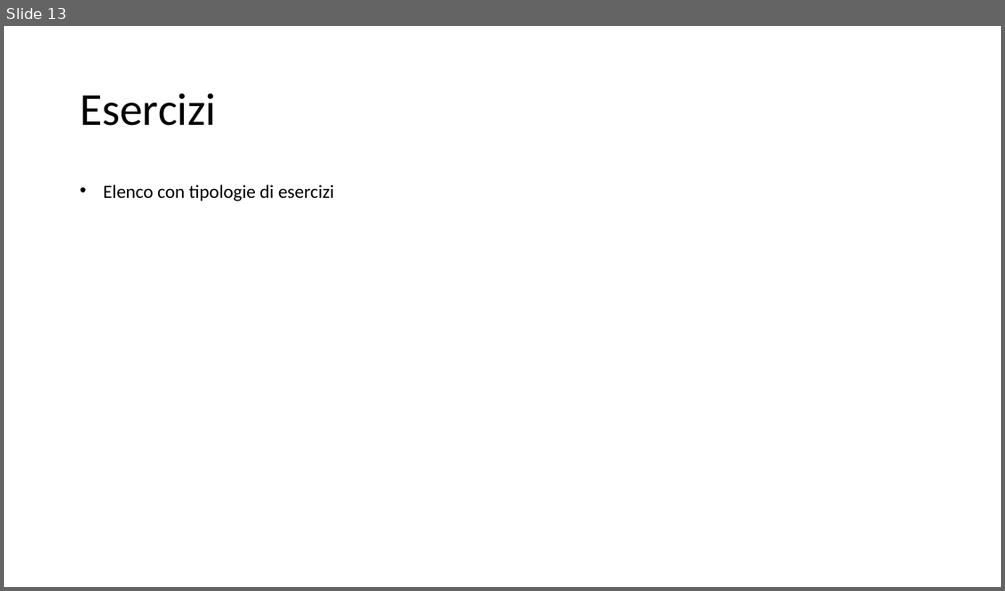
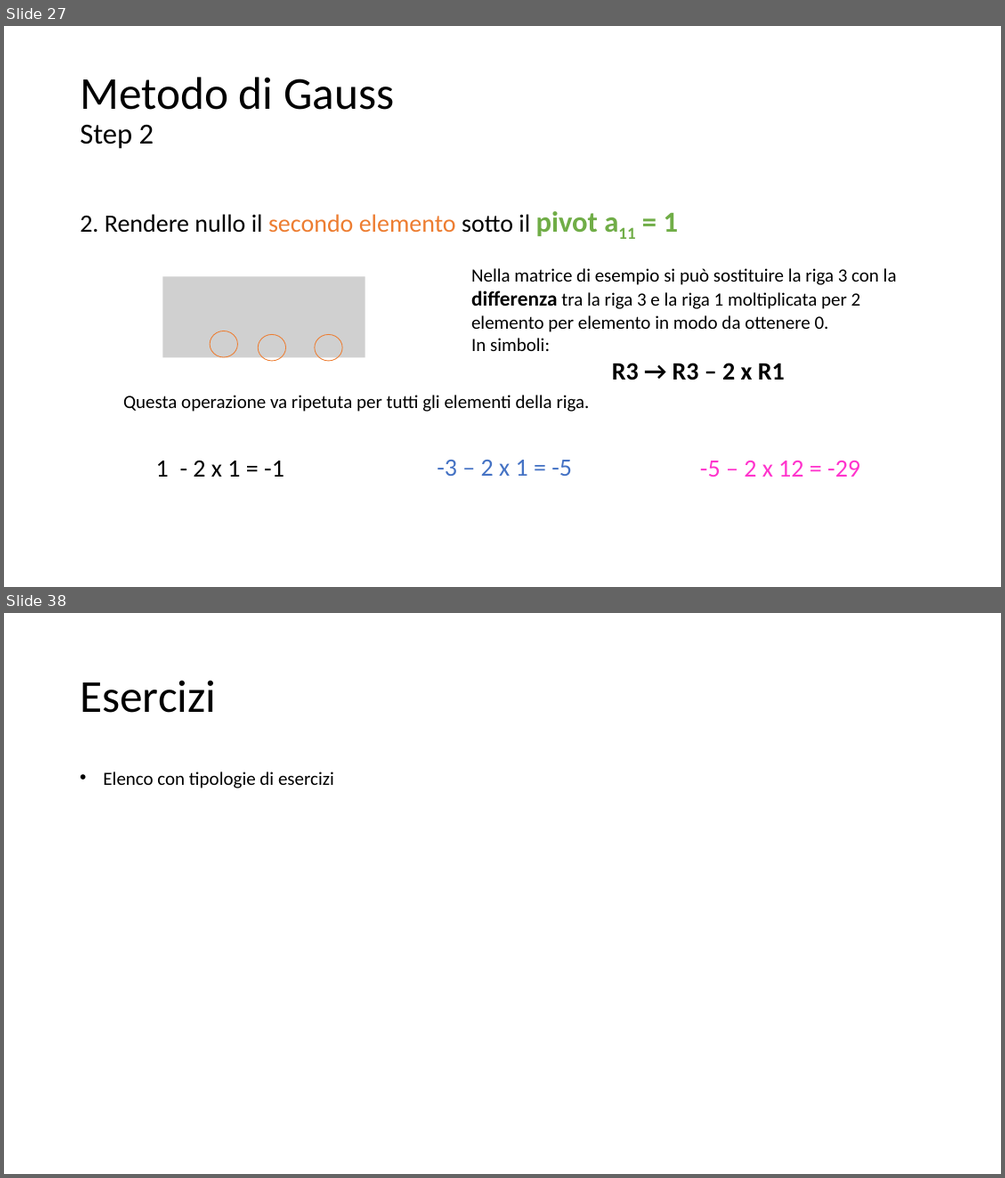
Before and after one commit to matteodelv/GaussLinearSystems, a slide deck: Presentazione.pptx. Shown one above the other, each under a label of ours: slide 13 before the commit, slides 27 and 38 after it; the slides between them are not shown. The pictures are 1005x591 and 1005x1178 pixels, drawn with LibreOffice and Linux fonts; fonts in the diff are those of the drawing; grey boxes stand for pictures. Boxes give left, top, right and bottom in pixels: in the first picture for what was removed or moved away, otherwise in the second. Text is boxed around its words. In the diff, an @@ line names an element or a change of style, - is before the commit and + after.

```diff
--- a/Presentazione.pptx
+++ b/Presentazione.pptx
@@ slide 27 added at (x1=4, y1=26, x2=1001, y2=587), background #FFFFFF @@
@@ title added at (x1=80, y1=77, x2=394, y2=149), 44 pt, text #000000 @@
+Metodo di Gauss
+Step 2
@@ text added at (x1=80, y1=211, x2=679, y2=236), 24 pt, text #000000 @@
+2. Rendere nullo il secondo elemento sotto il pivot a11 = 1
@@ picture added at (x1=162, y1=276, x2=365, y2=357) @@
@@ text added at (x1=471, y1=268, x2=897, y2=380), 18 pt, text #000000 @@
+Nella matrice di esempio si può sostituire la riga 3 con la differenza tra la riga 3 e la riga 1 moltiplicata per 2 elemento per elemento in modo da ottenere 0.
+In simboli:
+R3 → R3 – 2 x R1
@@ ellipse added at (x1=210, y1=331, x2=237, y2=357), outline #ED7D31 0.75 pt @@
@@ ellipse added at (x1=259, y1=334, x2=286, y2=361), outline #ED7D31 0.75 pt @@
@@ ellipse added at (x1=315, y1=334, x2=342, y2=361), outline #ED7D31 0.75 pt @@
@@ text added at (x1=123, y1=394, x2=590, y2=411), 18 pt, text #000000 @@
+Questa operazione va ripetuta per tutti gli elementi della riga.
@@ text added at (x1=156, y1=460, x2=284, y2=476), 24 pt, text #000000 @@
+1 - 2 x 1 = -1
@@ text added at (x1=437, y1=459, x2=572, y2=475), 24 pt, text #4472C4 @@
+-3 – 2 x 1 = -5
@@ text added at (x1=700, y1=460, x2=860, y2=476), 24 pt, text #FF33CC @@
+-5 – 2 x 12 = -29
@@ what was slide 13 is now slide 38 @@
```
Also in this commit, not shown: 3 slides changed, 24 other slides added.
